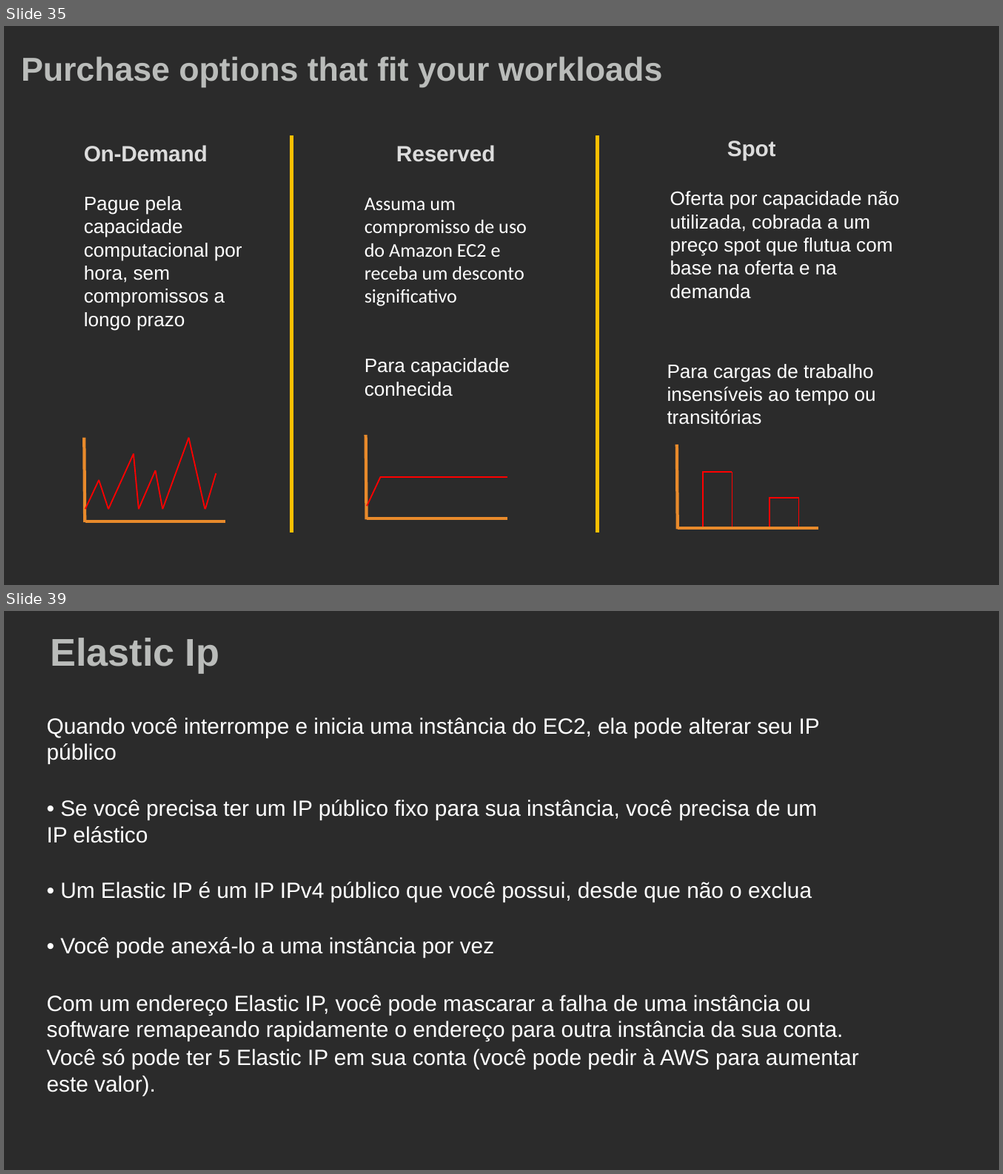
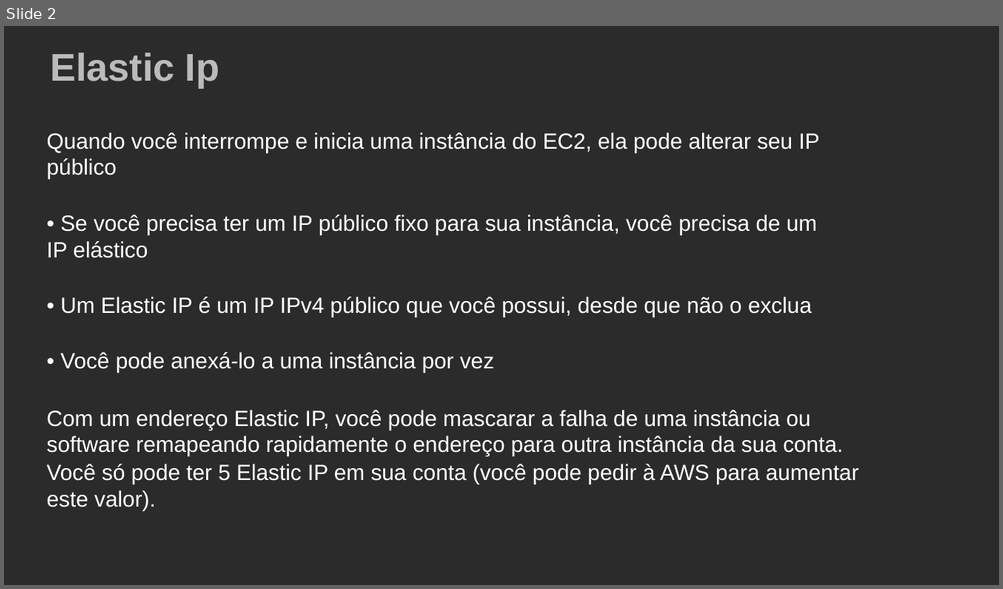
Before and after one commit to alanmourad/docs-aws, a slide deck: aws_work_ec2_ebs.pptx. Shown one above the other, each under a label of ours: slides 35 and 39 before the commit, slide 2 after it; the slides between them are not shown. The pictures are 1003x1174 and 1003x589 pixels, drawn with LibreOffice and Linux fonts; fonts in the diff are those of the drawing; background and template pictures are left out; a plain dark background stands for a picture behind light text. Boxes give left, top, right and bottom in pixels: in the first picture for what was removed or moved away, otherwise in the second. Text is boxed around its words. In the diff, an @@ line names an element or a change of style, - is before the commit and + after.

```diff
--- a/aws_work_ec2_ebs.pptx
+++ b/aws_work_ec2_ebs.pptx
@@ slide 35 removed at [4, 26, 999, 585], background picture (left out) @@
@@ title removed at [21, 56, 662, 87] @@
-Purchase options that fit your workloads
@@ freeform shape removed at [291, 136, 291, 533] @@
@@ freeform shape removed at [597, 136, 597, 533] @@
@@ text removed at [84, 145, 208, 162] @@
-On-Demand
@@ text removed at [396, 145, 495, 162] @@
-Reserved
@@ text removed at [727, 141, 776, 161] @@
-Spot
@@ text removed at [84, 196, 242, 330] @@
-Pague pela capacidade computacional por hora, sem compromissos a longo prazo
@@ text removed at [364, 198, 526, 306] @@
-Assuma um compromisso de uso do Amazon EC2 e receba um desconto significativo
@@ text removed at [670, 191, 899, 299] @@
-Oferta por capacidade não utilizada, cobrada a um preço spot que flutua com base na oferta e na demanda
@@ text removed at [364, 358, 509, 397] @@
-Para capacidade conhecida
@@ text removed at [667, 364, 876, 425] @@
-Para cargas de trabalho insensíveis ao tempo ou transitórias
@@ freeform shape removed at [85, 437, 226, 523] @@
@@ freeform shape removed at [85, 437, 216, 509] @@
@@ freeform shape removed at [366, 434, 507, 520] @@
@@ freeform shape removed at [677, 445, 817, 529] @@
@@ freeform shape removed at [367, 477, 507, 506] @@
@@ freeform shape removed at [701, 472, 799, 528] @@
@@ what was slide 39 is now slide 2 @@
```
Also in this commit, not shown: 1 slide added, 37 other slides removed.
